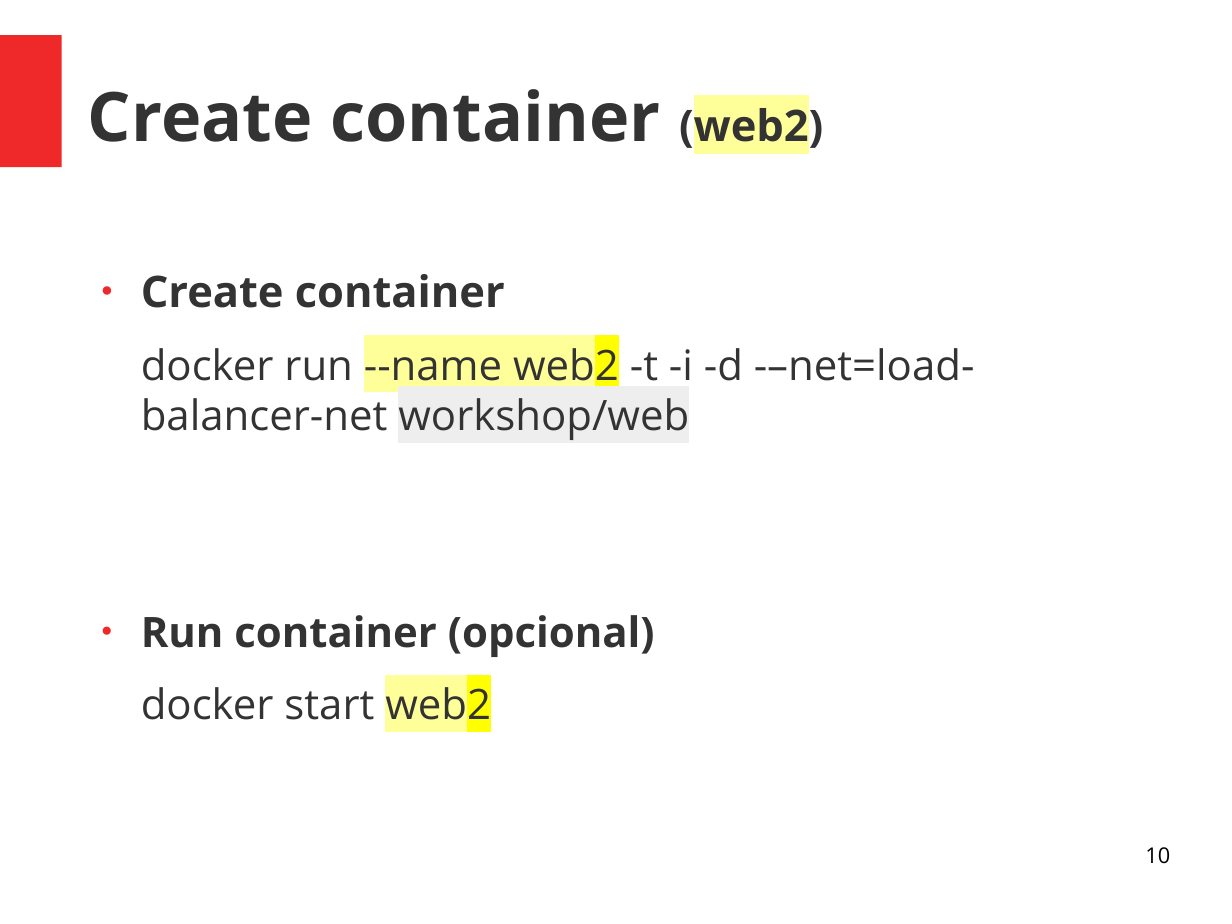
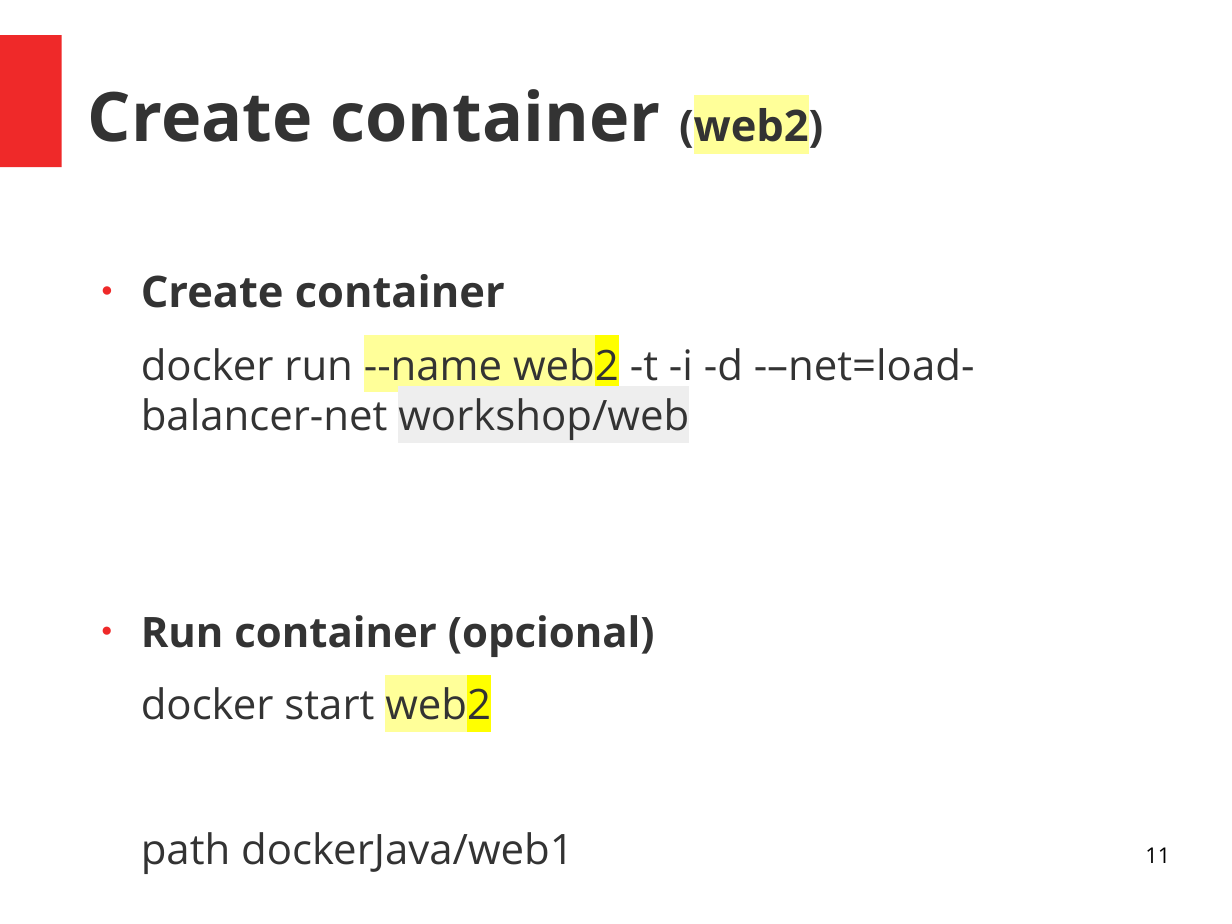
Before and after one commit to skuarch/dockerJava, a slide deck: slide 11 of dockerAndJava.odp (slide 10 before the commit). Drawn at 1232x924 pixels with LibreOffice and Linux fonts; fonts in the diff are those of the drawing. Boxes give left, top, right and bottom in pixels: in the first picture for what was removed or moved away, otherwise in the second. Text is boxed around its words. In the diff, an @@ line names an element or a change of style, - is before the commit and + after.

```diff
--- a/dockerAndJava.odp
+++ b/dockerAndJava.odp
@@ text at <box>141,832,574,874</box>: paragraph added @@
+path dockerJava/web1
@@ page number at <box>1145,847,1170,863</box>: text changed @@
-10
+11
```
Also in this commit, not shown: 6 other slides changed, 6 slides added, 1 slide removed.
